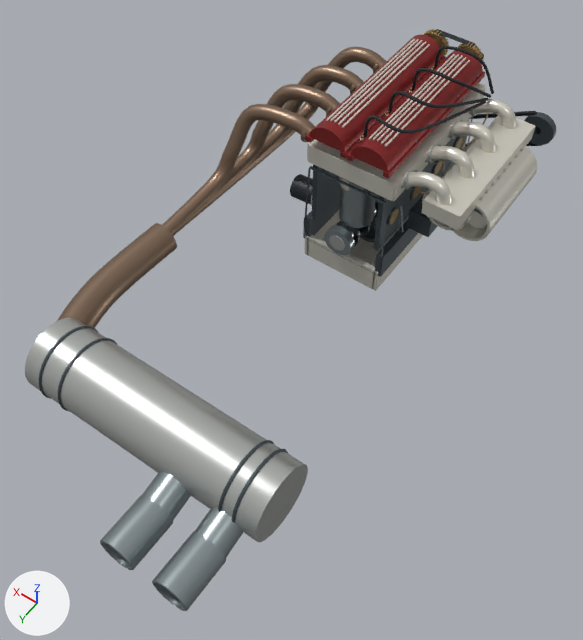
An edit to the glTF model models/Lancia_037_Engine.glb, drawn before and after from the same camera.
The view is the same before and after, from a 50 mm camera at (-0.732, 0.984, 1.547) aimed at (-0.091, 0.087, 0.137). The axes (+X, +Y, +Z) are drawn at lower left. The lights are the same throughout. The older version comes first. Where no turn or scale is listed for an object, it has been applied to the vertices. Vertices at exactly the same position are counted once.

Script lines for the objects in view, before the commit:
```python
ob_排气侧凸轮轴盖___排气_cam_cover = bpy.data.objects.new('排气侧凸轮轴盖 | 排气 cam cover', me_排气_cam_cover)
ob_排气侧凸轮轴盖___排气_cam_cover.location = (0.012, -0.406, 0.409)
ob_消声器与双尾管___silencer_and_outlets = bpy.data.objects.new('消声器与双尾管 | Silencer and outlets', me_silencer_and_outlets)
ob_消声器与双尾管___silencer_and_outlets.location = (0.009, 0.379, 0.136)
ob_铸铁缸体___iron_crankcase = bpy.data.objects.new('铸铁缸体 | Iron crankcase', me_iron_crankcase)
ob_铸铁缸体___iron_crankcase.location = (-0.043, -0.406, 0.186)
# also in view: '曲轴 | Crankshaft' at (-0.036, -0.426, 0.121); '进气侧凸轮轴盖 | 进气 cam cover' at (-0.096, -0.406, 0.409); 'Volumex 增压器壳体 | Roots blower housing' at (-0.269, -0.423, 0.252); '进气歧管 | Charge manifold' at (-0.233, -0.406, 0.338); '增压器带轮与传动带 | Blower drive' at (-0.169, -0.692, 0.186)
```
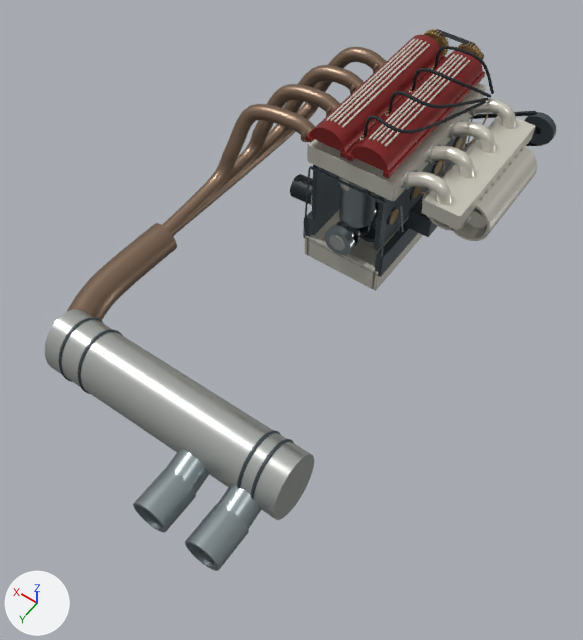
The newer file is also turned or shifted as a whole; pictures and numbers use the older file's frame.

Changed parts and their boxes (x1, y1, x2, y2) in the pictures (583 x 640 px; the box of a moved part takes in the faces that stretch with it):
'消声器与双尾管 | Silencer and outlets', reshaped (10% shorter)
    before: (25, 223, 308, 611)
    after: (45, 223, 314, 571)
part 1 of me_silencer_and_outlets, moved or reshaped
    before: (25, 318, 308, 542)
    after: (45, 309, 314, 520)
part 2 of me_silencer_and_outlets, moved or reshaped
    before: (232, 449, 288, 523)
    after: (250, 439, 294, 499)
part 3 of me_silencer_and_outlets, moved or reshaped
    before: (218, 440, 275, 511)
    after: (237, 431, 281, 488)
part 4 of me_silencer_and_outlets, moved or reshaped
    before: (58, 338, 117, 412)
    after: (77, 330, 123, 394)
part 5 of me_silencer_and_outlets, moved or reshaped
    before: (38, 326, 99, 399)
    after: (58, 318, 104, 382)
part 6 of me_silencer_and_outlets, moved or reshaped
    before: (194, 508, 243, 557)
    after: (218, 485, 261, 529)
part 7 of me_silencer_and_outlets, moved or reshaped
    before: (152, 532, 226, 611)
    after: (185, 504, 249, 571)
part 8 of me_silencer_and_outlets, moved or reshaped
    before: (142, 472, 191, 520)
    after: (166, 450, 209, 493)
part 9 of me_silencer_and_outlets, moved or reshaped
    before: (100, 495, 173, 570)
    after: (133, 469, 196, 533)
part 10 of me_silencer_and_outlets, moved or reshaped
    before: (57, 269, 124, 328)
    after: (67, 269, 124, 321)

The edits, one by one:
me_silencer_and_outlets is used by ob_消声器与双尾管___silencer_and_outlets; location (0.009, 0.379, 0.136).
me_silencer_and_outlets had 1784 vertices, 3484 faces and spanned x -0.34..0.34, y -0.322..0.322, z -0.088..0.088.
me_silencer_and_outlets now has 1784 vertices, 3484 faces and spans x -0.34..0.34, y -0.322..0.231, z -0.088..0.088.
me_silencer_and_outlets part 1: the loose piece of 96 vertices spanning x -0.34..0.26, y -0.011..0.157, z -0.084..0.084 is scaled about its middle by (1, 0.793, 1), then moved by (0.0, -0.04, 0.0).
me_silencer_and_outlets part 2: the loose piece of 192 vertices spanning x -0.293..-0.287, y -0.015..0.161, z -0.088..0.088 is scaled about its middle by (1, 0.793, 1), then moved by (0.0, -0.04, 0.0).
me_silencer_and_outlets part 3: the loose piece of 192 vertices spanning x -0.261..-0.255, y -0.015..0.161, z -0.088..0.088 is scaled about its middle by (1, 0.793, 1), then moved by (0.0, -0.04, 0.0).
me_silencer_and_outlets part 4: the loose piece of 192 vertices spanning x 0.156..0.162, y -0.015..0.161, z -0.088..0.088 is scaled about its middle by (1, 0.793, 1), then moved by (0.0, -0.04, 0.0).
me_silencer_and_outlets part 5: the loose piece of 192 vertices spanning x 0.211..0.217, y -0.015..0.161, z -0.088..0.088 is scaled about its middle by (1, 0.793, 1), then moved by (0.0, -0.04, 0.0).
me_silencer_and_outlets part 6: the loose piece of 84 vertices spanning x -0.309..-0.231, y 0.095..0.231, z -0.077..0.028 is scaled about its middle by (1, 0.793, 1), then moved by (0.0, -0.058, 0.0).
me_silencer_and_outlets part 7: the loose piece of 224 vertices spanning x -0.311..-0.229, y 0.208..0.322, z -0.079..0.003 is scaled about its middle by (1, 0.793, 1), then moved by (0.0, -0.079, 0.0).
me_silencer_and_outlets part 8: the loose piece of 84 vertices spanning x -0.18..-0.102, y 0.095..0.231, z -0.077..0.028 is scaled about its middle by (1, 0.793, 1), then moved by (0.0, -0.058, 0.0).
me_silencer_and_outlets part 9: the loose piece of 224 vertices spanning x -0.182..-0.1, y 0.208..0.322, z -0.079..0.003 is scaled about its middle by (1, 0.793, 1), then moved by (0.0, -0.079, 0.0).
me_silencer_and_outlets part 10: 208 of the vertices in x 0.193..0.339, y -0.112..0.108, z -0.041..0.044 are scaled about their middle by (1, 0.793, 1), then moved by (0.0, -0.024, 0.0).
